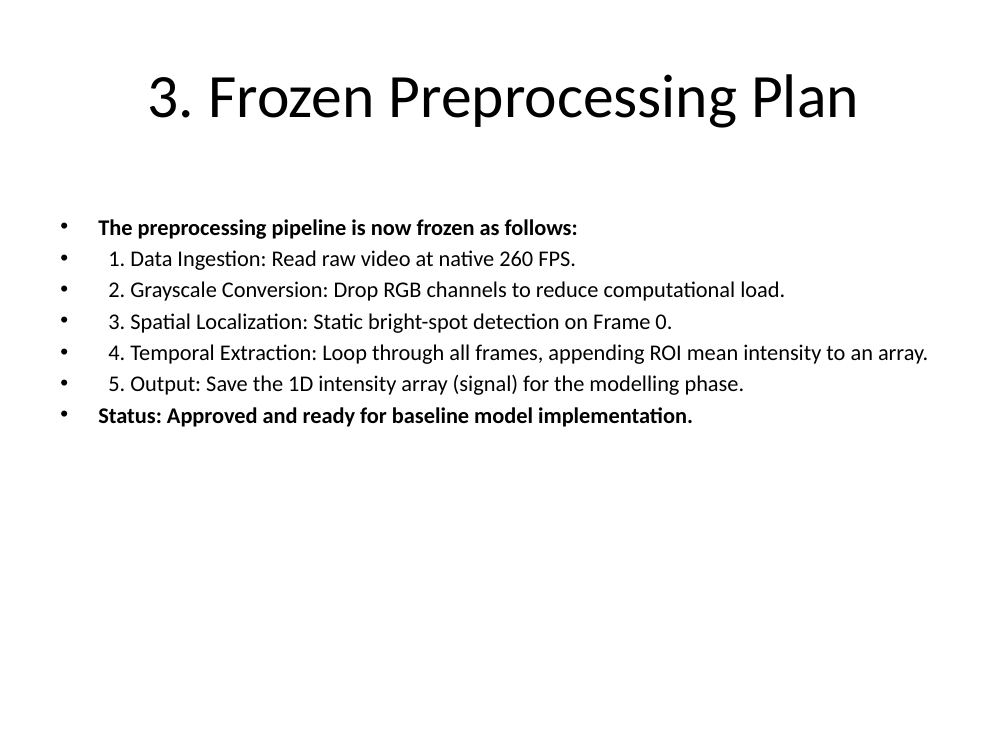
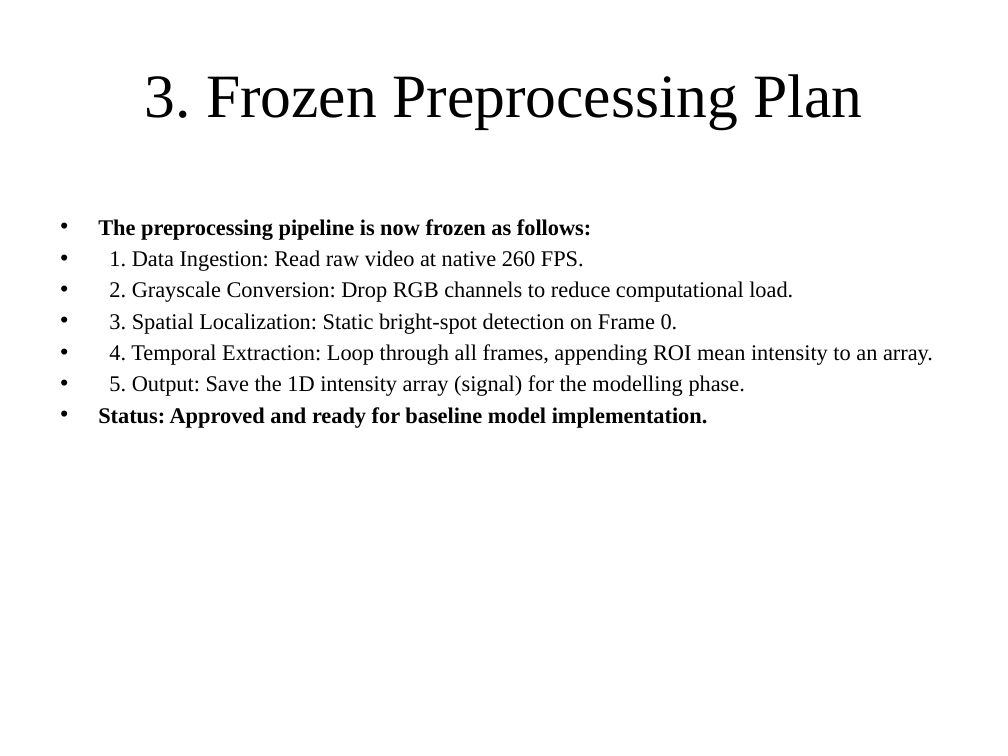
Before and after one commit to santhosh19-web/IITG-Project-Final, a slide deck: slide 3 of WEEK_2_Day_9_Mentor_Review.pptx. Drawn at 1008x756 pixels with LibreOffice and Linux fonts; fonts in the diff are those of the drawing. Boxes give left, top, right and bottom in pixels: in the first picture for what was removed or moved away, otherwise in the second. Text is boxed around its words. In the diff, an @@ line names an element or a change of style, - is before the commit and + after.

```diff
--- a/WEEK_2_Day_9_Mentor_Review.pptx
+++ b/WEEK_2_Day_9_Mentor_Review.pptx
@@ title "3. Frozen Preprocessing Plan" at [144, 74, 862, 129]: font Calibri to Times New Roman @@
@@ text "The preprocessing pipeline is now ..." at [98, 219, 933, 428]: font Calibri to Times New Roman @@
```
Also in this commit, not shown: 2 other slides changed, 1 slide added, 5 other files.
